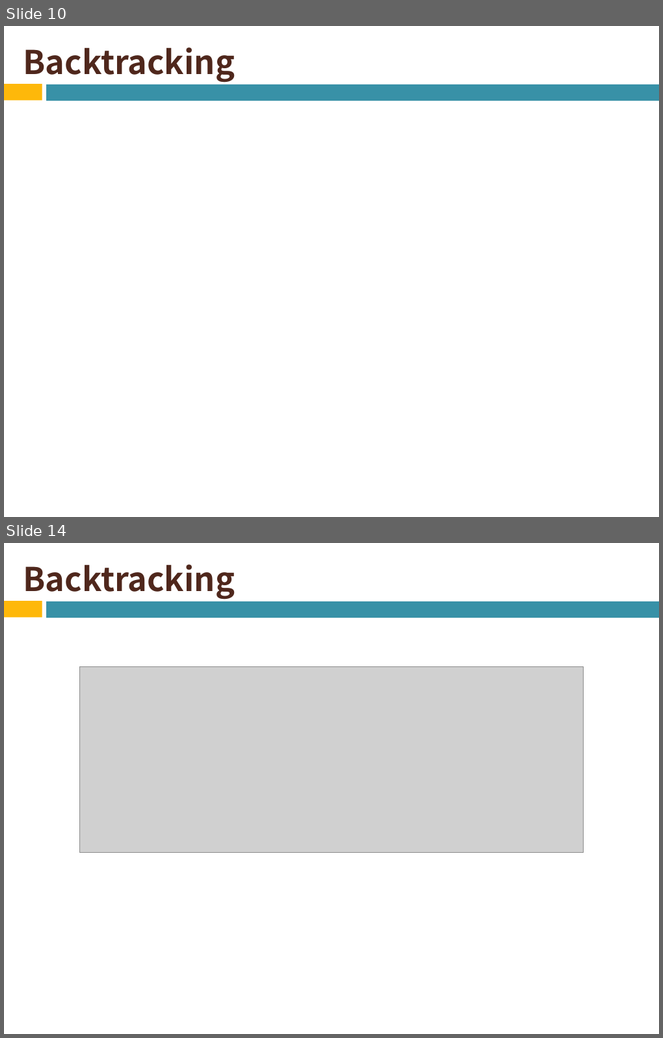
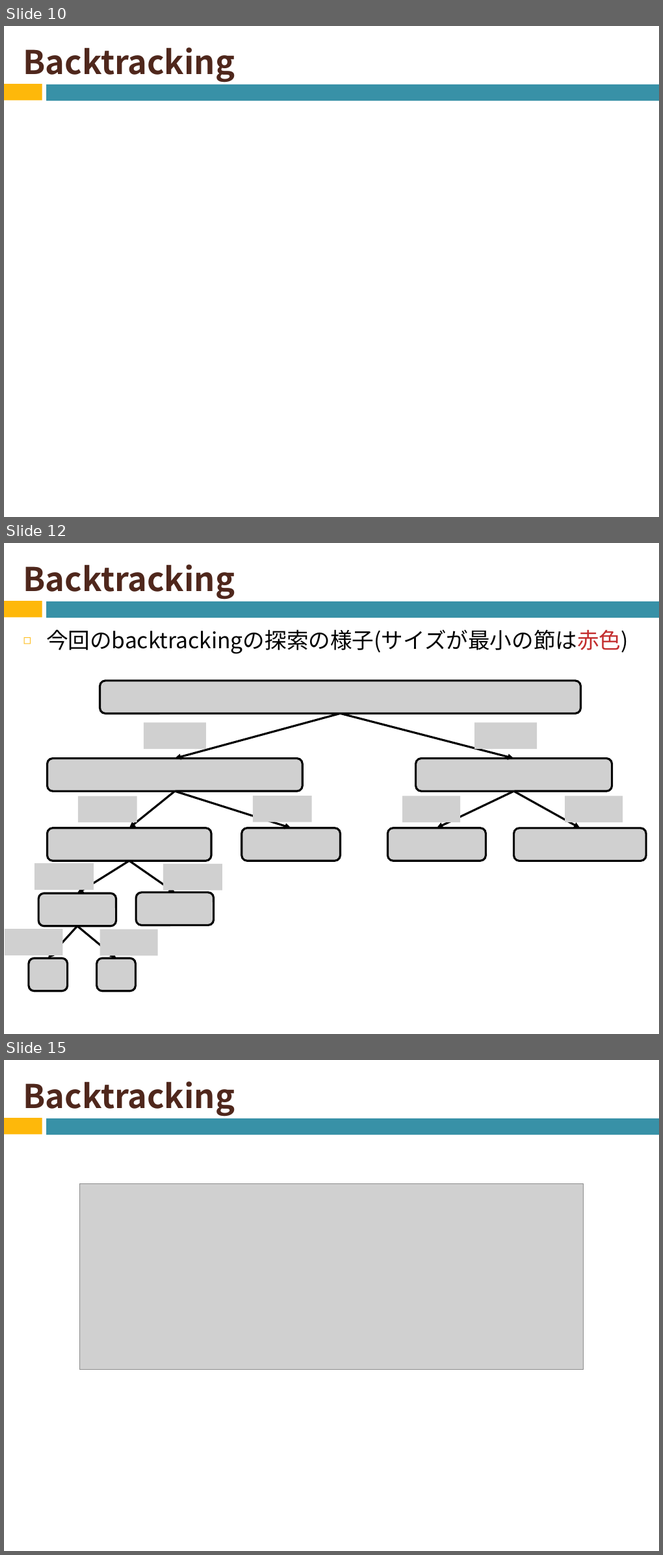
Before and after one commit to naruse-takamasa/seminar, a slide deck: CopingNPCompleteness.pptx. Shown one above the other, each under a label of ours: slides 10 and 14 before the commit, slides 10, 12 and 15 after it; the slides between them are not shown. The pictures are 663x1038 and 663x1555 pixels, drawn with LibreOffice and Linux fonts; fonts in the diff are those of the drawing; grey boxes stand for pictures. Boxes give left, top, right and bottom in pixels: in the first picture for what was removed or moved away, otherwise in the second. Text is boxed around its words. In the diff, an @@ line names an element or a change of style, - is before the commit and + after.

```diff
--- a/CopingNPCompleteness.pptx
+++ b/CopingNPCompleteness.pptx
@@ slide 12 added at [4,543,659,1034], background #FFFFFF; not listed: 2 template elements that a slide beside it also shows @@
@@ title added at [24,564,235,600], 36 pt, text #4F271C, bold @@
+Backtracking
@@ text added at [46,629,629,654], 24 pt, text #000000 @@
+◻ 今回のbacktrackingの探索の様子(サイズが最小の節は赤色)
@@ picture added at [100,681,581,713] @@
@@ arrow added from (340, 713) to (175, 759), #000000 2.25 pt @@
@@ arrow added from (340, 713) to (514, 759), #000000 2.25 pt @@
@@ picture added at [144,722,206,749] @@
@@ picture added at [475,722,537,749] @@
@@ picture added at [48,759,303,791] @@
@@ picture added at [416,759,612,791] @@
@@ picture added at [78,796,137,822] @@
@@ arrow added from (175, 791) to (129, 828), #000000 2.25 pt @@
@@ arrow added from (175, 791) to (291, 828), #000000 2.25 pt @@
@@ picture added at [253,796,312,822] @@
@@ picture added at [402,796,460,822] @@
@@ arrow added from (514, 791) to (437, 828), #000000 2.25 pt @@
@@ arrow added from (514, 791) to (580, 828), #000000 2.25 pt @@
@@ picture added at [565,796,623,822] @@
@@ picture added at [48,828,212,861] @@
@@ picture added at [242,828,341,861] @@
@@ picture added at [388,828,486,861] @@
@@ picture added at [514,828,646,861] @@
@@ picture added at [34,863,93,889] @@
@@ arrow added from (129, 861) to (77, 893), #000000 2.25 pt @@
@@ arrow added from (129, 861) to (175, 893), #000000 2.25 pt @@
@@ picture added at [163,864,222,890] @@
@@ picture added at [38,893,116,927] @@
@@ picture added at [137,893,215,926] @@
@@ picture added at [5,929,62,955] @@
@@ arrow added from (77, 927) to (48, 958), #000000 2.25 pt @@
@@ arrow added from (77, 927) to (116, 958), #000000 2.25 pt @@
@@ picture added at [100,930,157,956] @@
@@ picture added at [29,958,68,991] @@
@@ picture added at [97,958,136,991] @@
@@ what was slide 14 is now slide 15 @@
```
Also in this commit, not shown: 4 slides changed, 2 other slides added.
